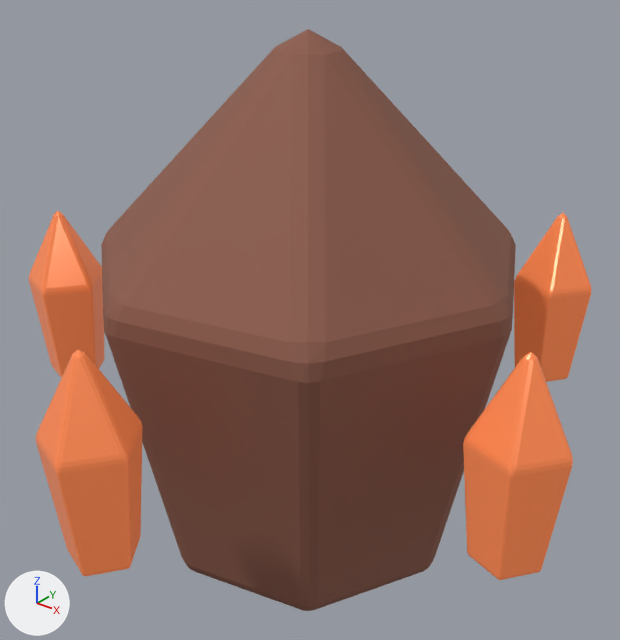
One commit to the Blender file assets/models/source/deep-fracture-creature-AnnoyanceWisp-fire.blend: the scene before it, then after it.
Both versions are drawn from a 50 mm camera at (0.837, -1.043, 0.873) aimed at (0.025, -0.027, 0.243). The axes (+X, +Y, +Z) are drawn at lower left. The lights are the same throughout. The picture after the commit comes second.

The first picture shows 'orbit-shard-0', 'orbit-shard-1', 'orbit-shard-2', 'orbit-shard-4', 'shell'.
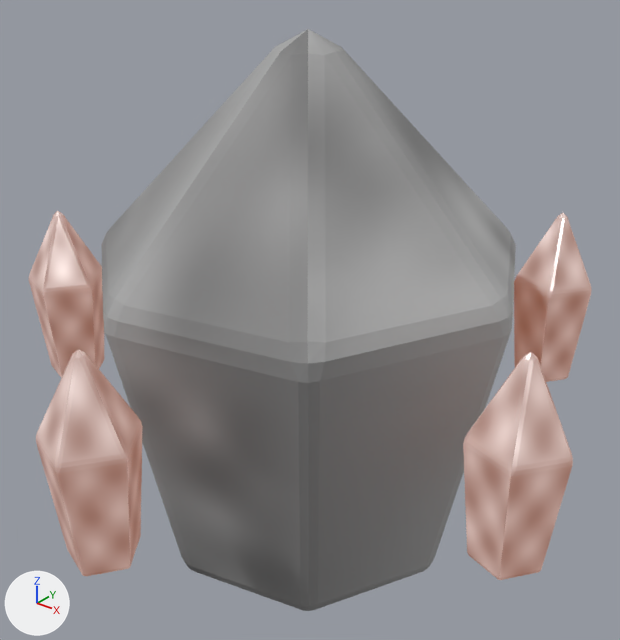
Boxes [x1, y1, x2, y2] around the edits, measured in the pictures (620 x 640 px):
'shell', recoloured (brown to grey)
    both: [101, 29, 516, 611]
'orbit-shard-0', recoloured (orange to beige)
    both: [463, 352, 573, 580]
'orbit-shard-1', recoloured (orange to beige)
    both: [36, 349, 143, 576]
'orbit-shard-4', recoloured (orange to beige)
    both: [514, 213, 591, 382]
'orbit-shard-2', recoloured (orange to beige)
    both: [29, 211, 104, 378]

Edits to the bpy script that builds the scene:
```text
Add img_creature_crystal:
    img_creature_crystal = load_image('creature-crystal', '_unpacked/a024851ca806c911.png', 256, 256, 'sRGB')
Add img_creature_carapace:
    img_creature_carapace = load_image('creature-carapace', '_unpacked/47c10eca8ccae7da.png', 256, 256, 'sRGB')
Add mat_export_source_002_crystal:
    mat_export_source_002_crystal = principled_material('export-source.002.crystal')
    mat_export_source_002_crystal.texture = img_creature_crystal
    mat_export_source_002_crystal.metallic = 0.18
    mat_export_source_002_crystal.roughness = 0.24
    mat_export_source_002_crystal.emission_color = (0.76, 0.192, 0.064)  # orange #e27948
    mat_export_source_002_crystal.emission_strength = 0.28
Add mat_export_source_001_carapace:
    mat_export_source_001_carapace = principled_material('export-source.001.carapace')
    mat_export_source_001_carapace.texture = img_creature_carapace
    mat_export_source_001_carapace.metallic = 0.12
    mat_export_source_001_carapace.roughness = 0.78
Change me_shell:
    where me_shell.from_pydata(...)  # 16 vertices, 28 faces; spans x -0.361..0.361, y -0.37..0.37, z -0.484..0.484
    remove me_shell.materials.append(mat_export_source_001)  # brown #8f5d4d
    add me_shell.materials.append(mat_export_source_001_carapace)  # picture img_creature_carapace
Change me_orbit_shard_0:
    where me_orbit_shard_0.from_pydata(...)  # 12 vertices, 20 faces; spans x -0.068..0.068, y -0.071..0.071, z -0.177..0.177
    remove me_orbit_shard_0.materials.append(mat_export_source_002)  # orange #f98650, glowing orange #e27948
    add me_orbit_shard_0.materials.append(mat_export_source_002_crystal)  # picture img_creature_crystal, glowing orange #e27948
Change me_orbit_shard_1:
    where me_orbit_shard_1.from_pydata(...)  # 12 vertices, 20 faces; spans x -0.068..0.068, y -0.071..0.071, z -0.177..0.177
    remove me_orbit_shard_1.materials.append(mat_export_source_002)  # orange #f98650, glowing orange #e27948
    add me_orbit_shard_1.materials.append(mat_export_source_002_crystal)  # picture img_creature_crystal, glowing orange #e27948
Change me_orbit_shard_2:
    where me_orbit_shard_2.from_pydata(...)  # 12 vertices, 20 faces; spans x -0.068..0.068, y -0.071..0.071, z -0.177..0.177
    remove me_orbit_shard_2.materials.append(mat_export_source_002)  # orange #f98650, glowing orange #e27948
    add me_orbit_shard_2.materials.append(mat_export_source_002_crystal)  # picture img_creature_crystal, glowing orange #e27948
Change me_orbit_shard_4:
    where me_orbit_shard_4.from_pydata(...)  # 12 vertices, 20 faces; spans x -0.068..0.068, y -0.071..0.071, z -0.177..0.177
    remove me_orbit_shard_4.materials.append(mat_export_source_002)  # orange #f98650, glowing orange #e27948
    add me_orbit_shard_4.materials.append(mat_export_source_002_crystal)  # picture img_creature_crystal, glowing orange #e27948
```
